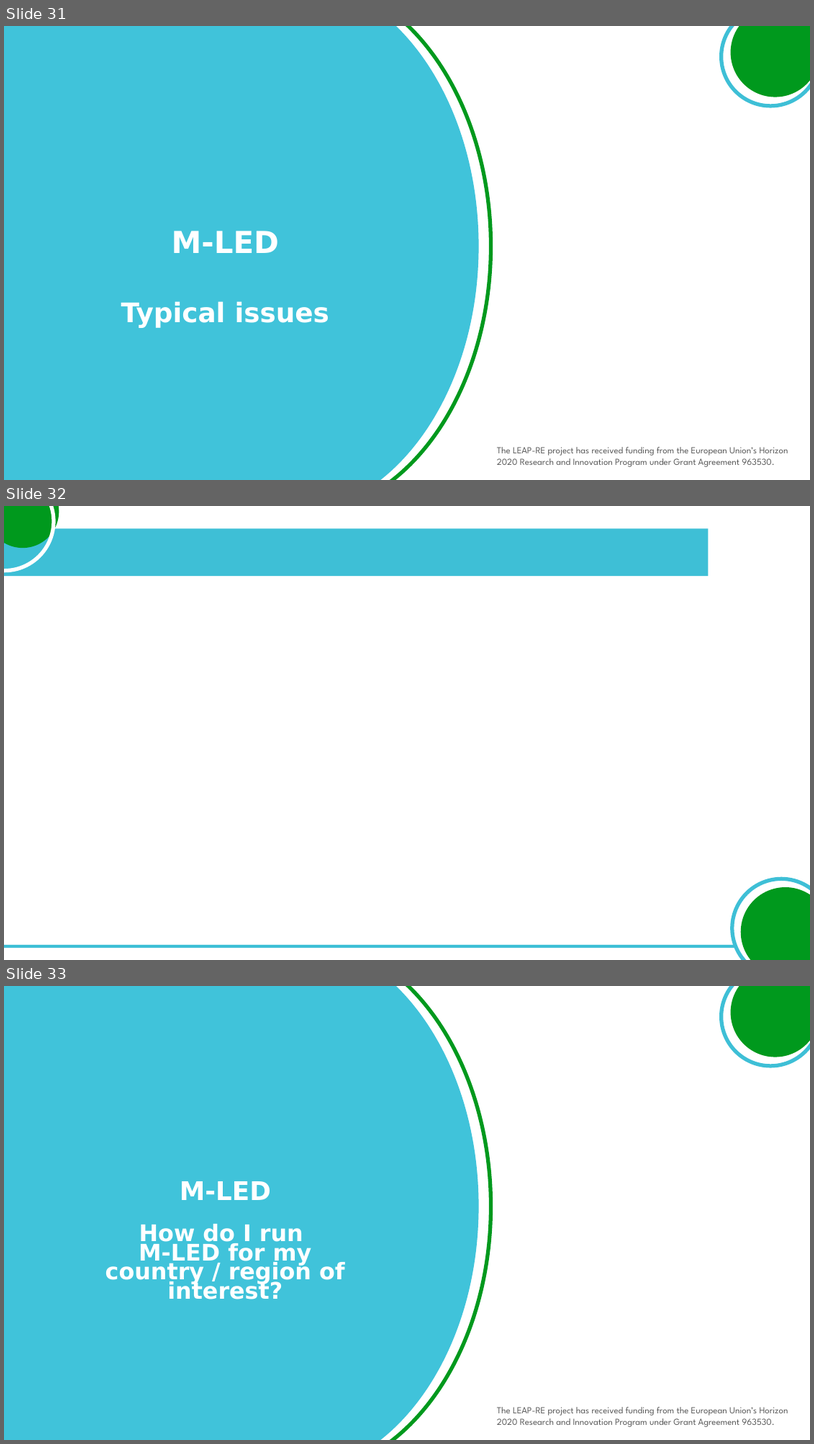
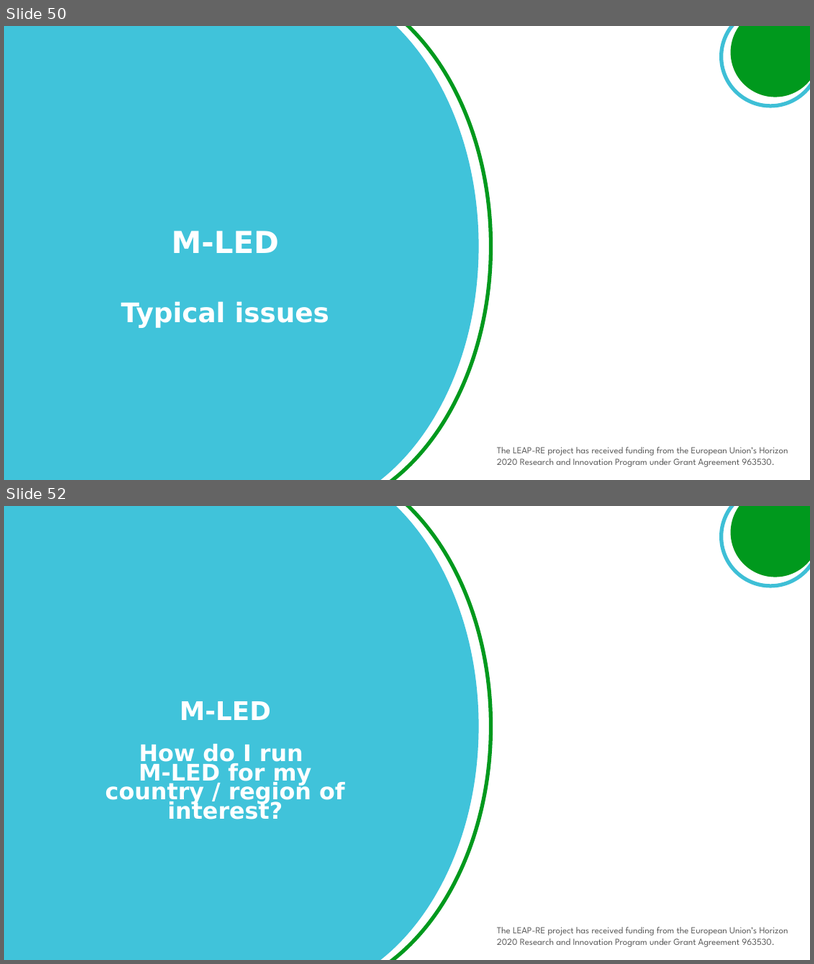
Before and after one commit to giacfalk/RE4AFAGRI_platform, a slide deck: capacity_building/M-LED_slide_pack.pptx. Shown one above the other, each under a label of ours: slides 31, 32 and 33 before the commit, slides 50 and 52 after it; the slides between them are not shown. The pictures are 814x1444 and 814x964 pixels, drawn with LibreOffice and Linux fonts; fonts in the diff are those of the drawing; background and template pictures are left out. Boxes give left, top, right and bottom in pixels: in the first picture for what was removed or moved away, otherwise in the second. Text is boxed around its words. In the diff, an @@ line names an element or a change of style, - is before the commit and + after.

```diff
--- a/capacity_building/M-LED_slide_pack.pptx
+++ b/capacity_building/M-LED_slide_pack.pptx
@@ slide 32 removed at (x1=4, y1=506, x2=810, y2=960), background #FFFFFF @@
@@ ellipse removed at (x1=4, y1=506, x2=64, y2=552) @@
@@ ellipse removed at (x1=4, y1=506, x2=54, y2=571) @@
@@ rectangle removed at (x1=4, y1=528, x2=709, y2=576) @@
@@ ellipse removed at (x1=727, y1=872, x2=810, y2=960) @@
@@ ellipse removed at (x1=736, y1=882, x2=810, y2=960) @@
@@ rectangle removed at (x1=4, y1=944, x2=737, y2=947) @@
@@ what was slide 31 is now slide 50 @@
@@ what was slide 33 is now slide 52 @@
```
Also in this commit, not shown: 4 slides changed, 28 slides added, 2 other slides removed, 18 other files.
